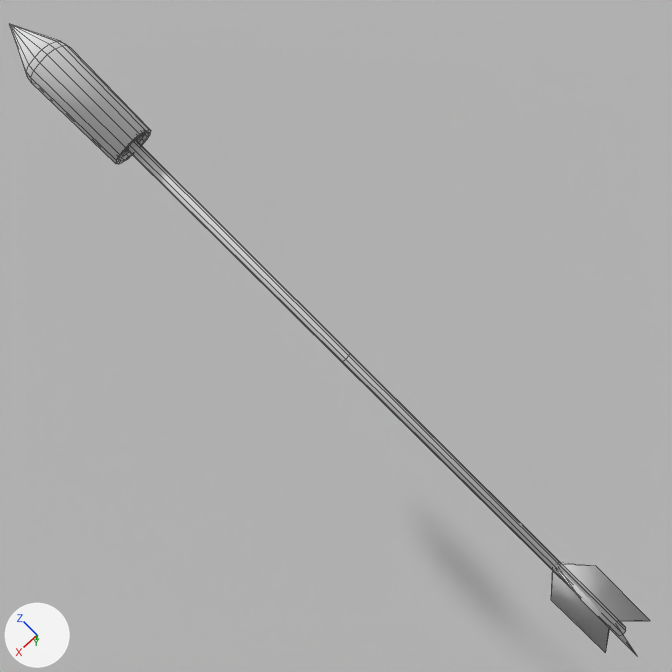
A saved change to the Blender file BlendFiles/ImpactExplosionArrow.blend.
Rendered twice from the file's camera 'Camera'. Every picture has the same lights, and +X, +Y and +Z are marked at lower left. Mesh edges are drawn as thin lines.
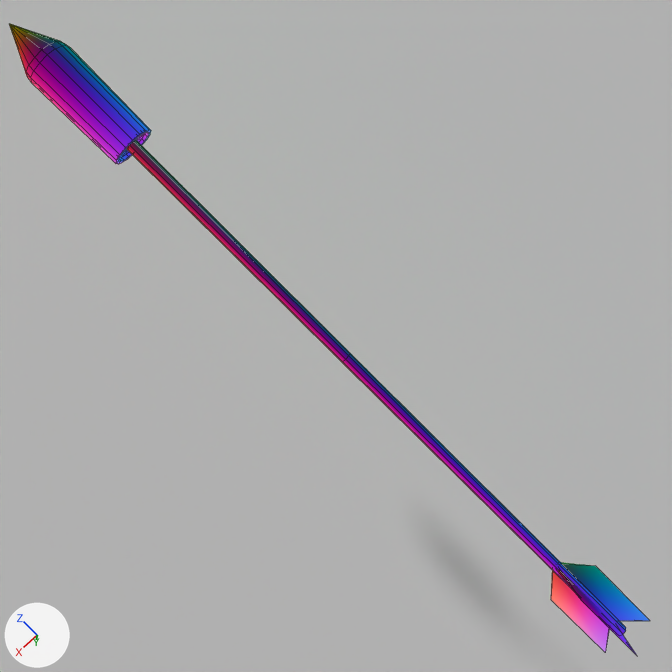
Pixel boxes [x1, y1, x2, y2] of what changed, in the pictures (672 x 672 px):
'Cube', surface changed: [9, 24, 650, 654] in both

What changed in the scene script:
```text
Add img_normal:
    img_normal = load_image('normal', '_unpacked/ImpactExplosionArrow_n.png', 1024, 1024, 'sRGB')
Change mat_material:
    remove n0 = _N.new('ShaderNodeOutputMaterial'); n0.name = 'Material Output.001'
    remove n1 = _N.new('ShaderNodeBsdfDiffuse'); n1.name = 'Diffuse BSDF'
    remove _L.new(n1.outputs[0], n0.inputs[0])  # 'BSDF' to 'Surface'
    add n2 = _N.new('ShaderNodeOutputMaterial'); n2.name = 'Material Output'
    add n3 = _N.new('ShaderNodeTexImage'); n3.name = 'Image Texture'
    add n3.image = img_normal
    add _L.new(n3.outputs[0], n2.inputs[0])  # 'Color' to 'Surface'
```
